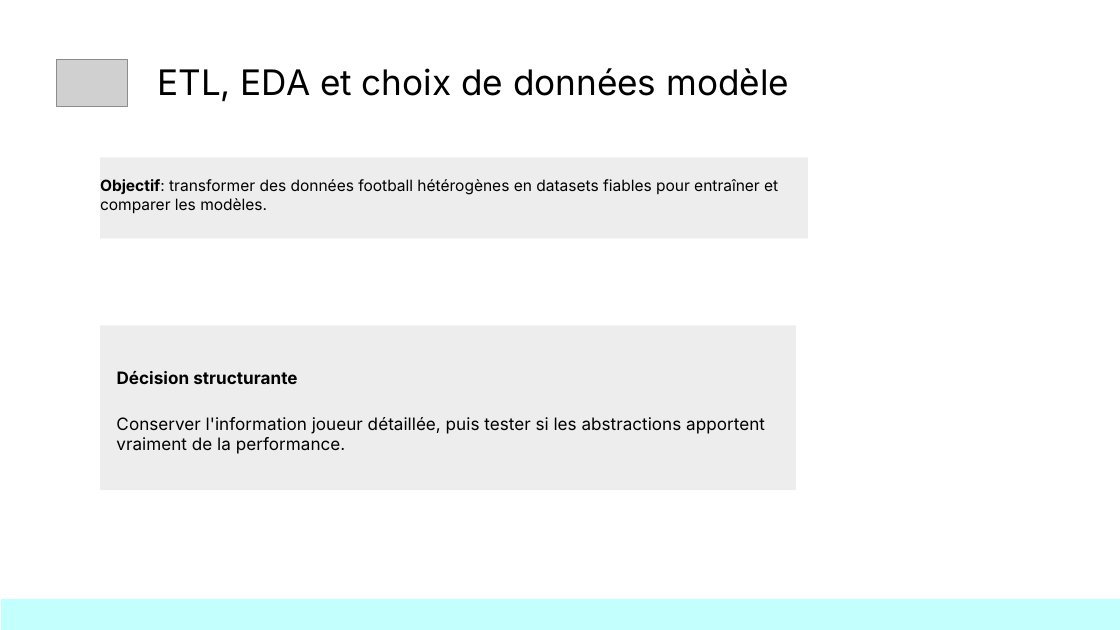
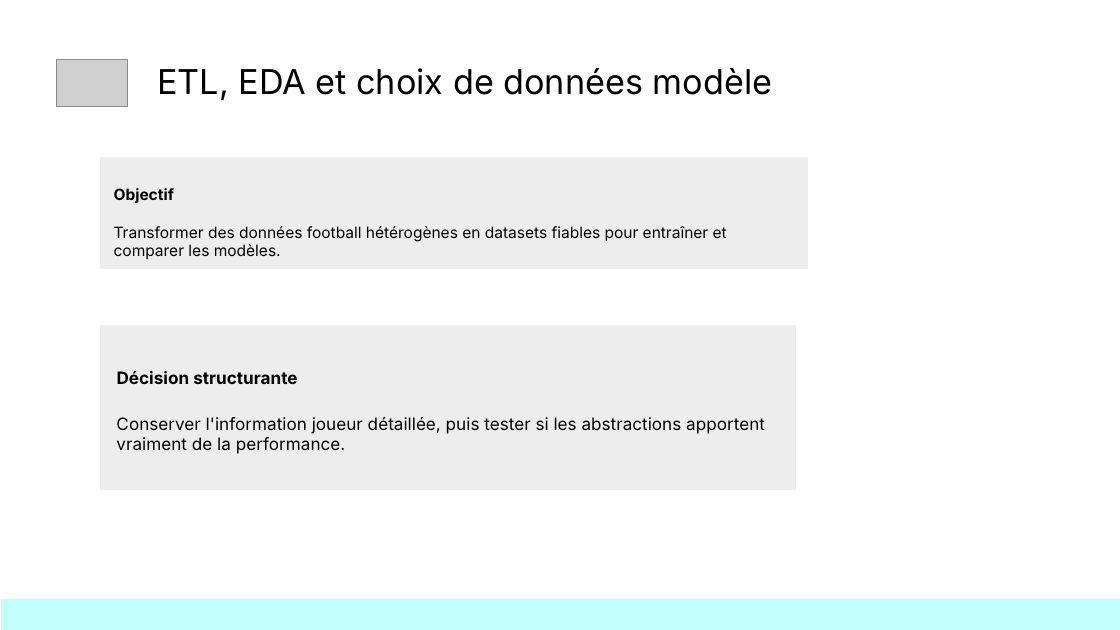
Before and after one commit to kinpintouche-star/football-predictor, a slide deck: slide 6 of docs/FootballPredictorDemoDay20260803.pptx. Drawn at 1120x630 pixels with LibreOffice and Linux fonts; fonts in the diff are those of the drawing; grey boxes stand for pictures; background and template pictures are left out. Boxes give left, top, right and bottom in pixels: in the first picture for what was removed or moved away, otherwise in the second. Text is boxed around its words. In the diff, an @@ line names an element or a change of style, - is before the commit and + after.

```diff
--- a/docs/FootballPredictorDemoDay20260803.pptx
+++ b/docs/FootballPredictorDemoDay20260803.pptx
@@ title "ETL, EDA et choix de ..." at (157, 68, 772, 100): size 22.6 to 22 pt @@
@@ rectangle: place and size @@
-rectangle at (100, 158, 808, 239)
+rectangle at (100, 158, 808, 270)
@@ text at (114, 188, 727, 259): text changed @@
-Objectif: transformer des données football hétérogènes en datasets fiables pour entraîner et comparer les modèles.
+      Objectif
+Transformer des données football hétérogènes en datasets fiables pour entraîner et comparer les modèles.
```
Also in this commit, not shown: 10 other slides changed.
